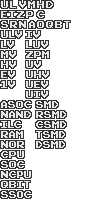
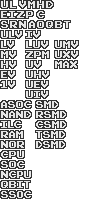
Comparing the layer stacks of the two (100, 200) images. Changes:
painted on "Energy_tier_letters.png" over [54, 40, 79, 69]
